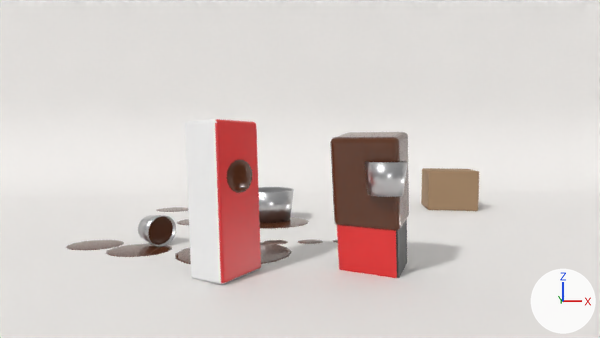
Renders of the Blender file blender/kylling_previs/kylling_previs.blend from each side of a commit.
One viewpoint serves both versions: the file's camera 'CAM_04_Ende'. The axes (+X, +Y, +Z) are drawn at lower right. The lights are the same throughout. The first picture is the older version. Both versions are drawn at frame 678 of the action 'JenteAction'; the numbers are the values there.

Names of what the first picture shows: 'Balje', 'Dam_Rundt_0', 'Dam_Rundt_1', 'Dam_Spann_Jente', 'Flekk_Jente', 'Gutt', 'Gutt_Malingsdrakt', 'Jente', 'Prop_Trekasse', 'Spann_Gutt', 'Spann_Jente_Maling', 'Studio_Cyclorama' and 6 more.
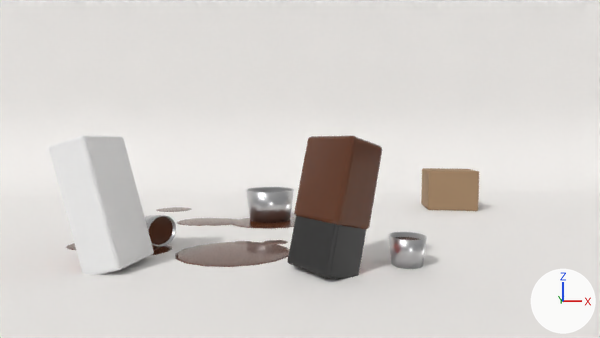
What changed in the scene script:
```text
Change ob_gutt:
    ob_gutt.location: (1.25, -2.8, 0.0) -> (0.6, -2.9, 0.0)
    ob_gutt.rotation_euler: (0.147, 0.0, 5.747) -> (0.241, 0.0, 8.471)  # degrees (8.4, 0, 329) -> degrees (14, 0, 125)
    ob_gutt.scale: (1.03, 1.03, 0.94) -> (1.04, 1.04, 0.917)
Change ob_jente:
    ob_jente.location: (-0.5, -2.9, 0.0) -> (-1.84, -2.492, 0.0)
    ob_jente.rotation_euler: (-0.0328, 0.0, 7.213) -> (0.269, 0.0, 4.417)  # degrees (-1.9, 0, 53) -> degrees (15, 0, 253)
    ob_jente.scale: (0.984, 0.984, 1.03) -> (1.03, 1.03, 0.94)
Change ob_spann_gutt:
    ob_spann_gutt.location: (1.25, -3.25, 0.95) -> (1.7, -2.7, 0.0)
```

Boxes (x1, y1, x2, y2) around the edits, measured in the pictures (600 x 338 px):
'Jente', moved, turned, rescaled: before (185, 119, 261, 284); after (49, 135, 154, 274)
'Gutt_Malingsdrakt', moved, turned, rescaled: before (330, 132, 409, 231); after (294, 136, 382, 229)
'Gutt', moved, turned, rescaled: before (337, 219, 407, 278); after (288, 216, 366, 279)
'Spann_Gutt', moved: before (365, 161, 408, 197); after (389, 232, 427, 269)
'Flekk_Jente', moved, turned, rescaled (not visible afterwards): before (227, 159, 252, 193)
'Spann_Gutt_Maling', moved (not visible before): after (395, 237, 420, 240)
'Dam_Rundt_1', unchanged, uncovered by the edit: before (175, 242, 292, 264); after (175, 242, 290, 267)
